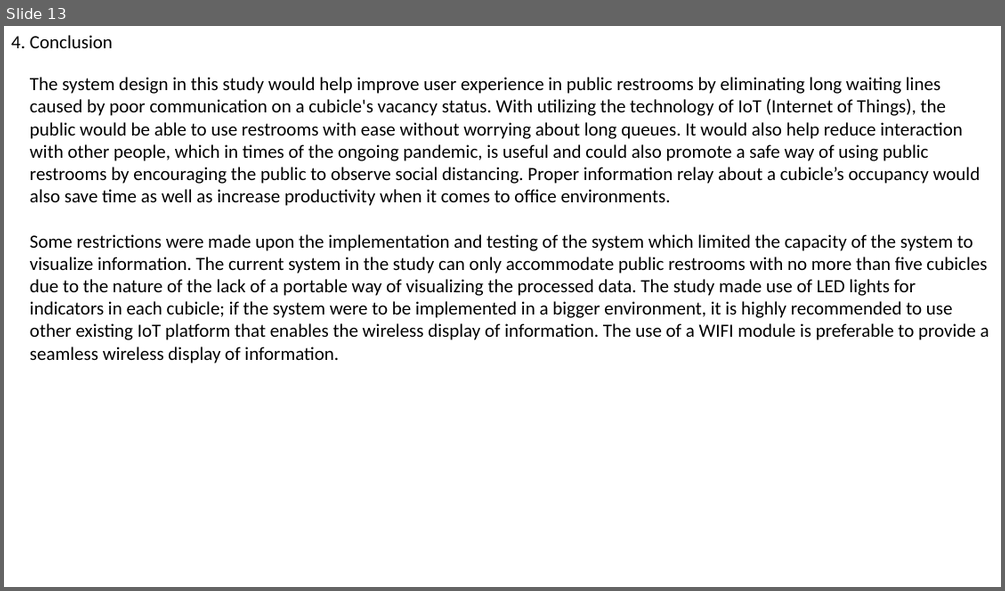
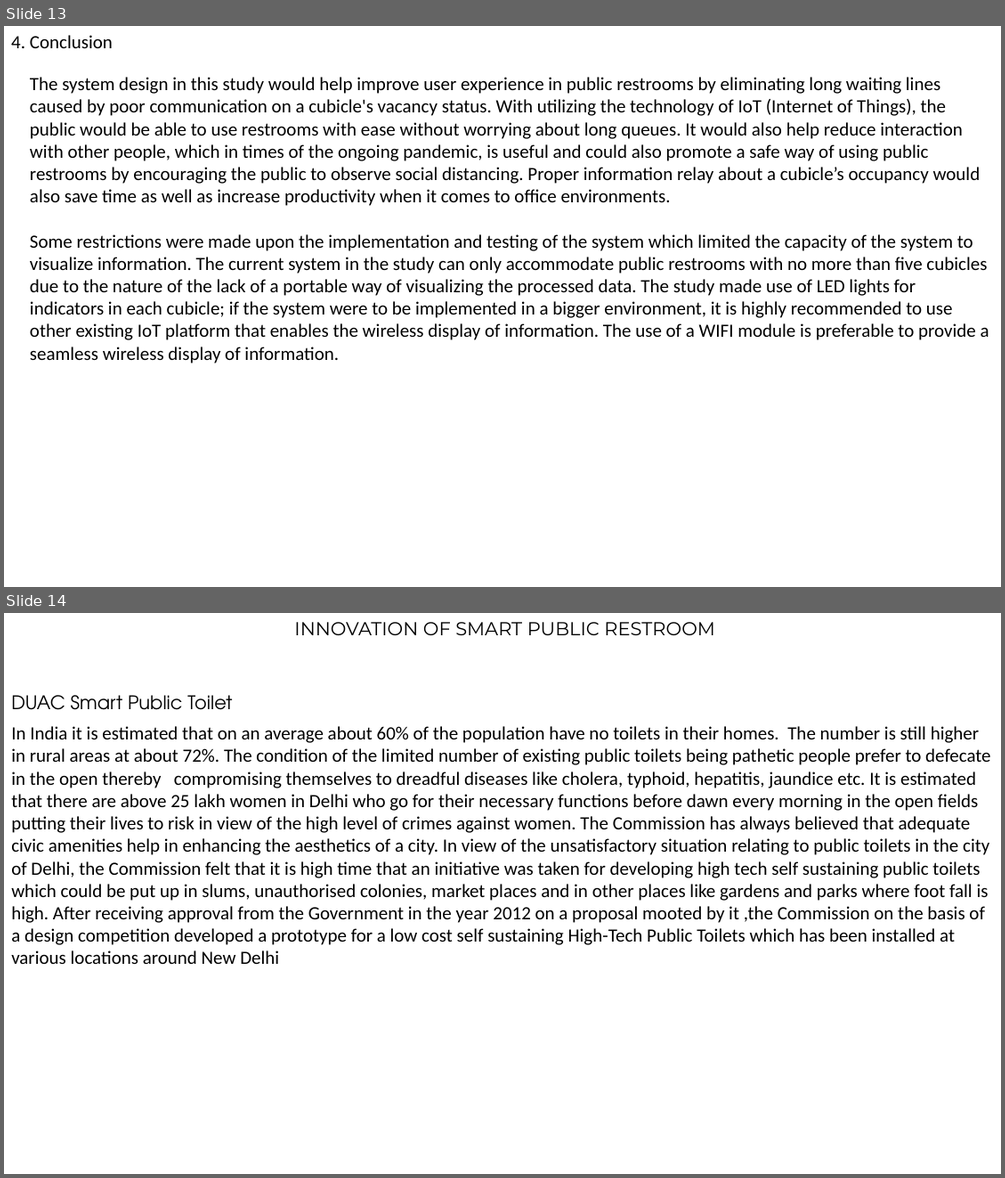
Before and after one commit to Mj454545/Mohanraj_NMIDau112421106022, a slide deck: Smart restroom.pptx. Shown one above the other, each under a label of ours: slide 13 before the commit, slides 13 and 14 after it. The pictures are 1005x591 and 1005x1178 pixels, drawn with LibreOffice and Linux fonts; fonts in the diff are those of the drawing. Boxes give left, top, right and bottom in pixels: in the first picture for what was removed or moved away, otherwise in the second. Text is boxed around its words. In the diff, an @@ line names an element or a change of style, - is before the commit and + after.

```diff
--- a/Smart restroom.pptx
+++ b/Smart restroom.pptx
@@ slide 14 added at box(4, 613, 1001, 1174), background #FFFFFF @@
@@ text added at box(294, 622, 714, 635), 18 pt, text #000000 @@
+INNOVATION OF SMART PUBLIC RESTROOM
@@ text added at box(11, 695, 232, 710), 18 pt, text #000000 @@
+DUAC Smart Public Toilet
@@ text added at box(11, 726, 990, 964), 18 pt, text #000000 @@
+In India it is estimated that on an average about 60% of the population have no toilets in their homes. The number is still higher in rural areas at about 72%. The condition of the limited number of existing public toilets being pathetic people prefer to defecate in the open thereby compromising themselves to dreadful diseases like cholera, typhoid, hepatitis, jaundice etc. It is estimated that there are above 25 lakh women in Delhi who go for their necessary functions before dawn every morning in the open fields putting their lives to risk in view of the high level of crimes against women. The Commission has always believed that adequate civic amenities help in enhancing the aesthetics of a city. In view of the unsatisfactory situation relating to public toilets in the city of Delhi, the Commission felt that it is high time that an initiative was taken for developing high tech self sustaining public toilets which could be put up in slums, unauthorised colonies, market places and in other places like gardens and parks where foot fall is high. After receiving approval from the Government in the year 2012 on a proposal mooted by it ,the Commission on the basis of a design competition developed a prototype for a low cost self sustaining High-Tech Public Toilets which has been installed at various locations around New Delhi
```
Also in this commit, not shown: 10 other slides added.
